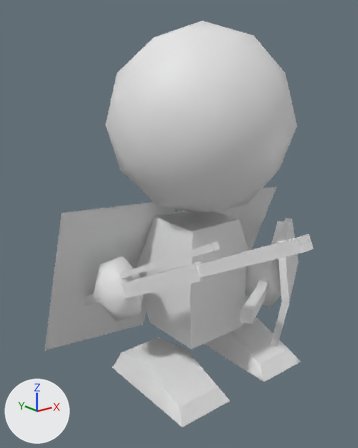
The FBX model MgaUnityProj/Assets/Fundament/Avatar/Artwork/Orignal/Humanoid/Humanoid@GSkill_SHand.FBX, before and after one commit.
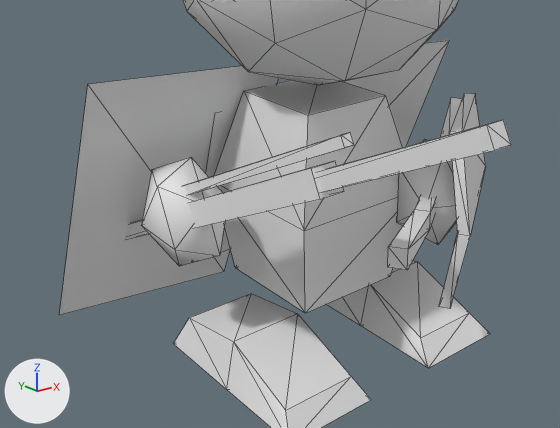
Each version is shown whole from a 50 mm lens placed at (-1.347, -1.535, 1.317), pointed at (-0.115, 0.006, 0.7), then close up on the part from 3% to 96% of the width and 36% to 93% of the height. Arrows for +X, +Y and +Z are at lower left; the lights stay in place. The close-ups show mesh edges as thin lines. Where no turn or scale is listed for an object, it has been applied to the vertices.

Script lines for the objects in view, before the commit:
```python
ob_dhandweapn = bpy.data.objects.new('DHandWeapn', me_mesh_010)
ob_dhandweapn.location = (-0.376, 0.061, 0.45)
ob_head = bpy.data.objects.new('Head', me_mesh_007)
ob_head.location = (-0.01, -0.003, 1.11)
ob_lefthand = bpy.data.objects.new('LeftHand', me_mesh_003)
ob_lefthand.parent = ob_body
ob_lefthand.location = (8.114, 0.149, 16.47)
ob_lefthand.rotation_euler = (0.0, -0.976, 0.0)  # degrees (0, -56, 0)
ob_lefthand.scale = (0.86, 1.14, 0.86)
ob_lshield = bpy.data.objects.new('LShield', me_mesh_005)
ob_lshield.parent = ob_lefthand
ob_lshield.location = (0.00684, 0.0216, 0.298)
ob_lshield.rotation_euler = (0.0, -1.571, 0.0)  # degrees (0, -90, 0)
ob_lshield.scale = (1.37, 1.04, 1.16)
ob_lwing = bpy.data.objects.new('LWing', me_mesh_013)
ob_lwing.parent = ob_body
ob_lwing.location = (1.826, -2.155, -2.02)
ob_lwing.rotation_euler = (-0.328, 3.037, -0.0378)  # degrees (-19, 174, -2.2)
ob_lwing.scale = (-1.0, 1.0, 1.0)
ob_righthand = bpy.data.objects.new('RightHand', me_mesh_008)
ob_righthand.parent = ob_body
ob_righthand.location = (-14.01, 0.149, 5.038)
ob_righthand.rotation_euler = (-0.474, 0.0, 0.0)  # degrees (-27, 0, 0)
ob_righthand.scale = (0.86, 1.14, 0.86)
ob_rshoot = bpy.data.objects.new('RShoot', me_mesh_011)
ob_rshoot.location = (-0.374, 0.071, 0.468)
ob_rweapon = bpy.data.objects.new('RWeapon', me_mesh_009)
ob_rweapon.location = (-0.378, 0.06, 0.449)
# also in view: 'LeftFoot' at (0.234, -0.057, 0.076); 'LShoot' at (0.188, -0.222, 0.494); 'RightFoot' at (-0.225, -0.057, 0.076); 'Body' at (-0.02, 0.006, 0.454); 'RWing' at (-0.305, 0.275, 0.418)
```
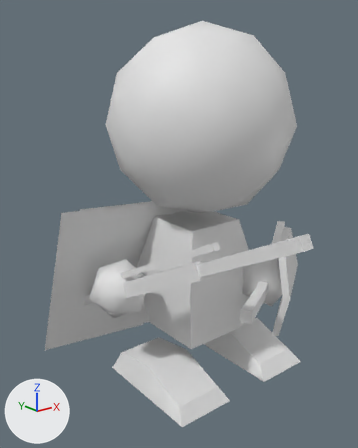
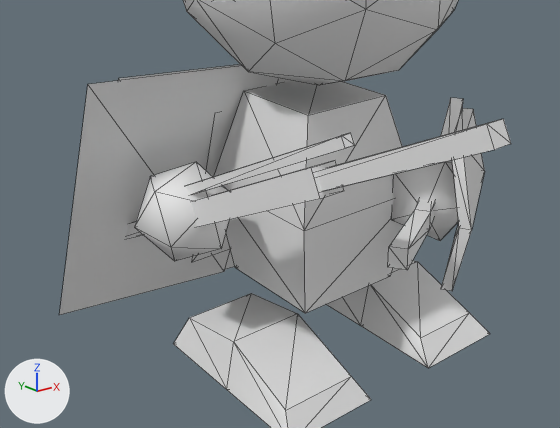
What differs and where, as boxes (x1, y1, x2, y2) in the close-ups (560 x 428 px):
'RightHand', rescaled (13% wider, 9% shorter)
    before: (141, 157, 225, 266)
    after: (134, 162, 229, 261)
'DHandWeapn', moved
    before: (126, 120, 511, 239)
    after: (126, 119, 511, 239)
'RWeapon', moved
    before: (188, 161, 344, 228)
    after: (191, 160, 344, 227)
'LWing', rescaled
    before: (343, 40, 450, 147)
    after: (118, 64, 294, 269)
'LShield', rescaled (6% narrower, 15% shorter)
    before: (439, 93, 486, 309)
    after: (441, 108, 485, 291)
'LeftHand', rescaled
    before: (397, 140, 457, 244)
    after: (391, 160, 459, 241)
'RShoot', moved
    before: (184, 132, 354, 195)
    after: (185, 133, 355, 195)

The change in detail:
Object 'LeftHand' (ob_lefthand) is rescaled from (0.86, 1.14, 0.86) to (1.0, 1.0, 1.0).
Object 'LShield' (ob_lshield) is rescaled from (1.37, 1.04, 1.16) to (1.0, 1.0, 1.0).
Object 'LWing' (ob_lwing) is rescaled from (-1.0, 1.0, 1.0) to (1.0, 1.0, 1.0).
Object 'RShoot' (ob_rshoot) moves from (-0.374, 0.071, 0.468) to (-0.374, 0.07, 0.467).
Object 'DHandWeapn' (ob_dhandweapn) moves from (-0.376, 0.061, 0.45) to (-0.376, 0.061, 0.452).
Object 'RWeapon' (ob_rweapon) moves from (-0.378, 0.06, 0.449) to (-0.378, 0.06, 0.451).
Object 'RightHand' (ob_righthand) is rescaled from (0.86, 1.14, 0.86) to (1.0, 1.0, 1.0).
